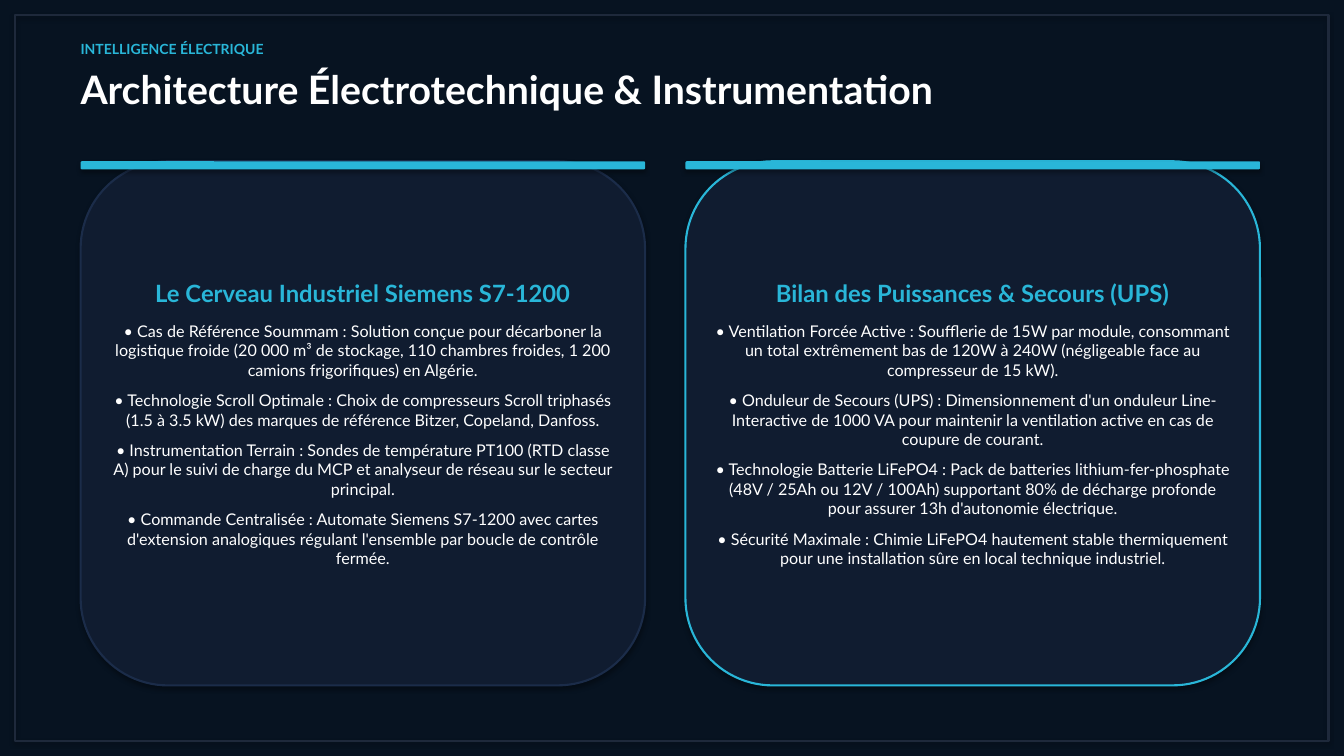
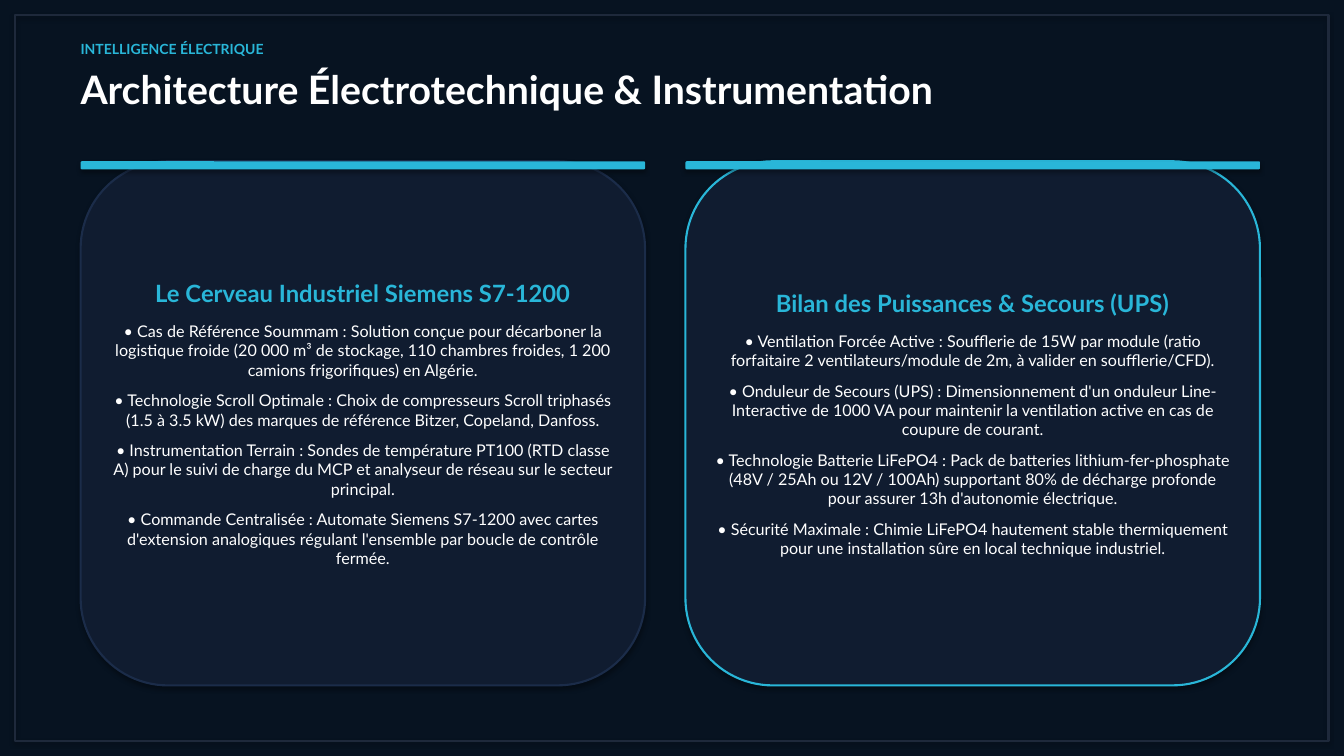
Before and after one commit to Islem-dev31/mcp-tes-simulator, a slide deck: slide 6 of kryodrop_pitch_deck.pptx. Drawn at 1344x756 pixels with LibreOffice and Linux fonts; fonts in the diff are those of the drawing. Boxes give left, top, right and bottom in pixels: in the first picture for what was removed or moved away, otherwise in the second. Text is boxed around its words. In the diff, an @@ line names an element or a change of style, - is before the commit and + after.

```diff
--- a/kryodrop_pitch_deck.pptx
+++ b/kryodrop_pitch_deck.pptx
@@ text at (731,334,1215,368): text changed @@
-• Ventilation Forcée Active : Soufflerie de 15W par module, consommant un total extrêmement bas de 120W à 240W (négligeable face au compresseur de 15 kW).
+• Ventilation Forcée Active : Soufflerie de 15W par module (ratio forfaitaire 2 ventilateurs/module de 2m, à valider en soufflerie/CFD).
```
Also in this commit, not shown: 1 other file.
